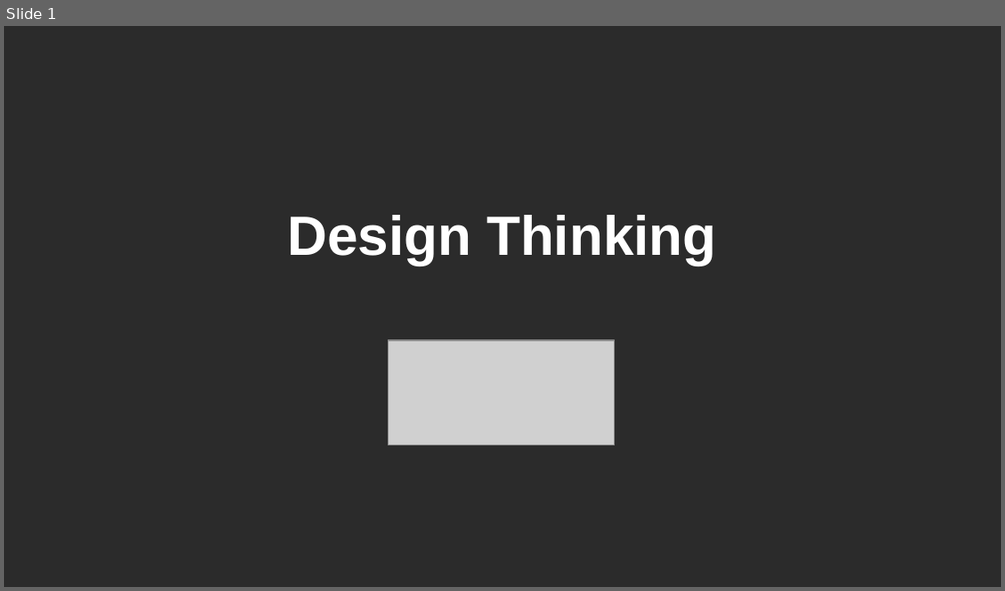
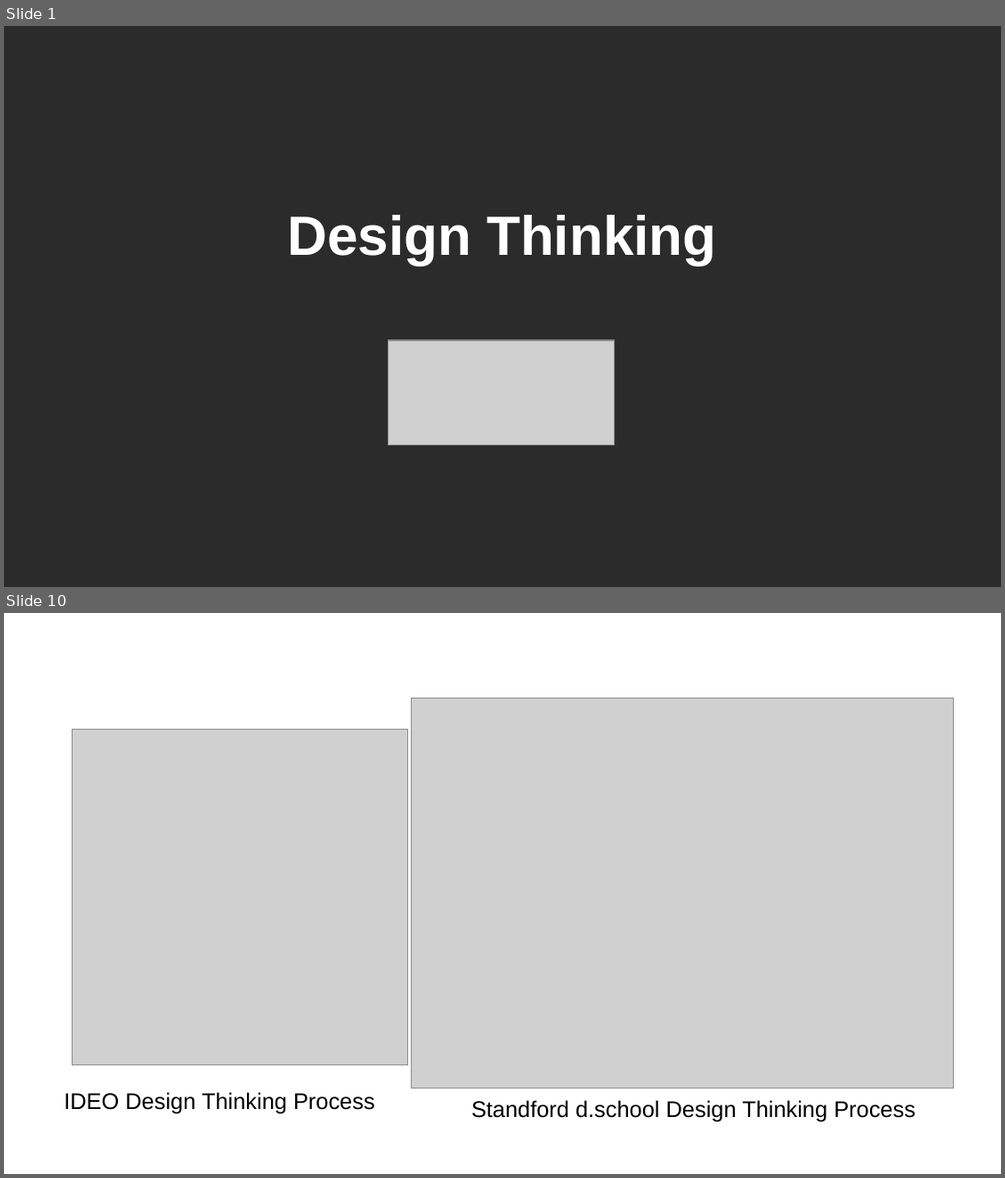
Before and after one commit to jejaksaid/course-flc, a slide deck: design thinking/slide.odp. Shown one above the other, each under a label of ours: slide 1 before the commit, slides 1 and 10 after it; the slides between them are not shown. The pictures are 1005x591 and 1005x1178 pixels, drawn with LibreOffice and Linux fonts; fonts in the diff are those of the drawing; grey boxes stand for pictures; background and template pictures are left out; a plain dark background stands for a picture behind light text. Boxes give left, top, right and bottom in pixels: in the first picture for what was removed or moved away, otherwise in the second. Text is boxed around its words. In the diff, an @@ line names an element or a change of style, - is before the commit and + after.

```diff
--- a/design thinking/slide.odp
+++ b/design thinking/slide.odp
@@ slide 10 added at <box>4,613,1001,1174</box>, background picture (left out) @@
@@ title added at <box>403,698,805,700</box>, 26 pt, text #FFFFFF, bold @@
+HISTORY OF DESIGN THINKING: 2000s
@@ picture added at <box>411,698,954,1088</box> @@
@@ picture added at <box>72,730,407,1065</box> @@
@@ text added at <box>64,1092,375,1113</box>, 18 pt, text #000000 @@
+IDEO Design Thinking Process
@@ text added at <box>471,1100,915,1122</box>, 18 pt, text #000000 @@
+Standford d.school Design Thinking Process
```
Also in this commit, not shown: 23 other slides added, 8 slides removed, 24 other files.
